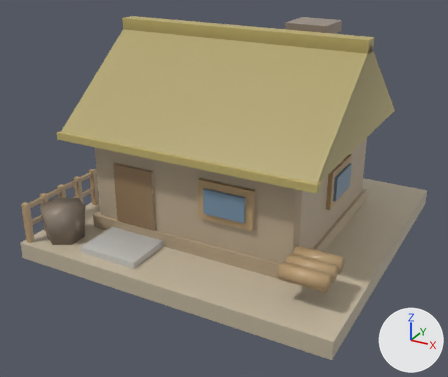
The glTF model county-tycoon/assets/resources/models3d/hut.glb: old version first, new version second.
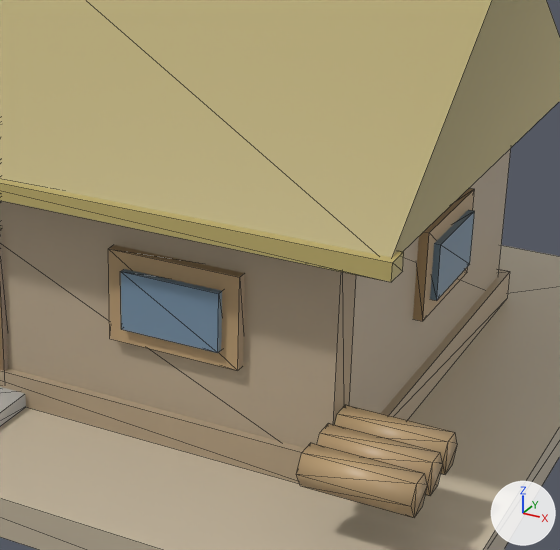
Each version appears first whole from a camera (50 mm lens) standing at (1.298, -1.065, 0.907) and looking at (0.483, 0.417, 0.167), and next in a close-up on the part from 34% to 87% of the width and 20% to 81% of the height. Every picture has the same lights, and +X, +Y and +Z are marked at lower right. The older version's two pictures come first. The close-ups show mesh edges as thin lines. Vertices at exactly the same position are counted once.

The first close-up shows 'hut'.
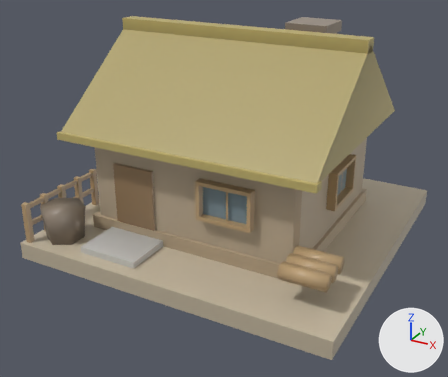
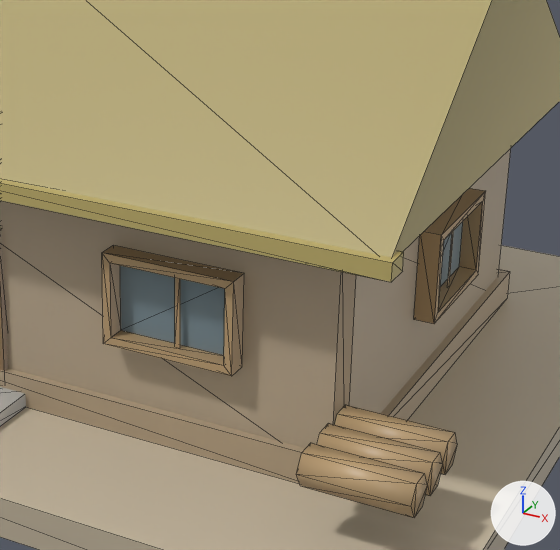
Where the newer file only moved an object's origin or applied its transform, the numbers keep the older frame.

Edits to the bpy script that builds the scene:
```text
Add mat_housing:
    mat_housing = bpy.data.materials.new('housing')
    # nodes: BsdfPrincipled, Mix, OutputMaterial, VertexColor
    # colours: white #e7e7e7, mixed with the vertex colours
Change me_立方体:
    used by ob_hut; location = (0.5, 0.5, 0.025)
    remove me_立方体.from_pydata(...)  # 414 vertices, 652 faces; spans x -0.47..0.47, y -0.47..0.47, z -0.025..0.605
    add me_立方体.from_pydata(...)  # 430 vertices, 668 faces; spans x -0.47..0.47, y -0.47..0.47, z -0.025..0.605
    me_立方体 part 1: the loose piece of 8 vertices spanning x 0.04..0.16, y -0.3..-0.28, z 0.165..0.235 is rebuilt with 16 vertices and now spans x 0.02..0.18, y -0.306..-0.281, z 0.145..0.255, in mat_housing
    me_立方体 part 2: the loose piece of 8 vertices spanning x 0.292..0.312, y -0.08..0.08, z 0.145..0.255 is rebuilt with 16 vertices and now spans x 0.301..0.326, y -0.08..0.08, z 0.145..0.255, in mat_housing
    me_立方体 part 3: the loose piece of 8 vertices spanning x 0.3..0.32, y -0.06..0.06, z 0.165..0.235 is deleted
    me_立方体 part 4
    16 vertices are removed from x 0.02..0.18, y -0.292..0.292, z 0.145..0.255
    24 faces are deleted
    8 vertices are added at x -0.352..0.312, y -0.292..0.292, z 0.155
    8 new vertices lie (0.0, 0.0, 0.09) away from vertices in x -0.352..0.312, y -0.292..0.292, z 0.155
    8 new faces join them, mat_housing
    other edits to the shape of me_立方体 do not show in these pictures
    add me_立方体.materials.append(mat_housing)
```

Location of each change, [x1, y1, x2, y2] in pixels of the close-ups (560 x 550 px):
part 1 of me_立方体, rebuilt (40% wider, 55% taller): before [121, 269, 222, 353]; after [102, 245, 244, 376]
part 2 of me_立方体, rebuilt: before [413, 188, 475, 321]; after [414, 188, 486, 324]
part 3 of me_立方体, deleted: before [430, 210, 474, 301]
part 4 of me_立方体, built on: before [108, 245, 245, 371]; after [175, 231, 454, 348]
